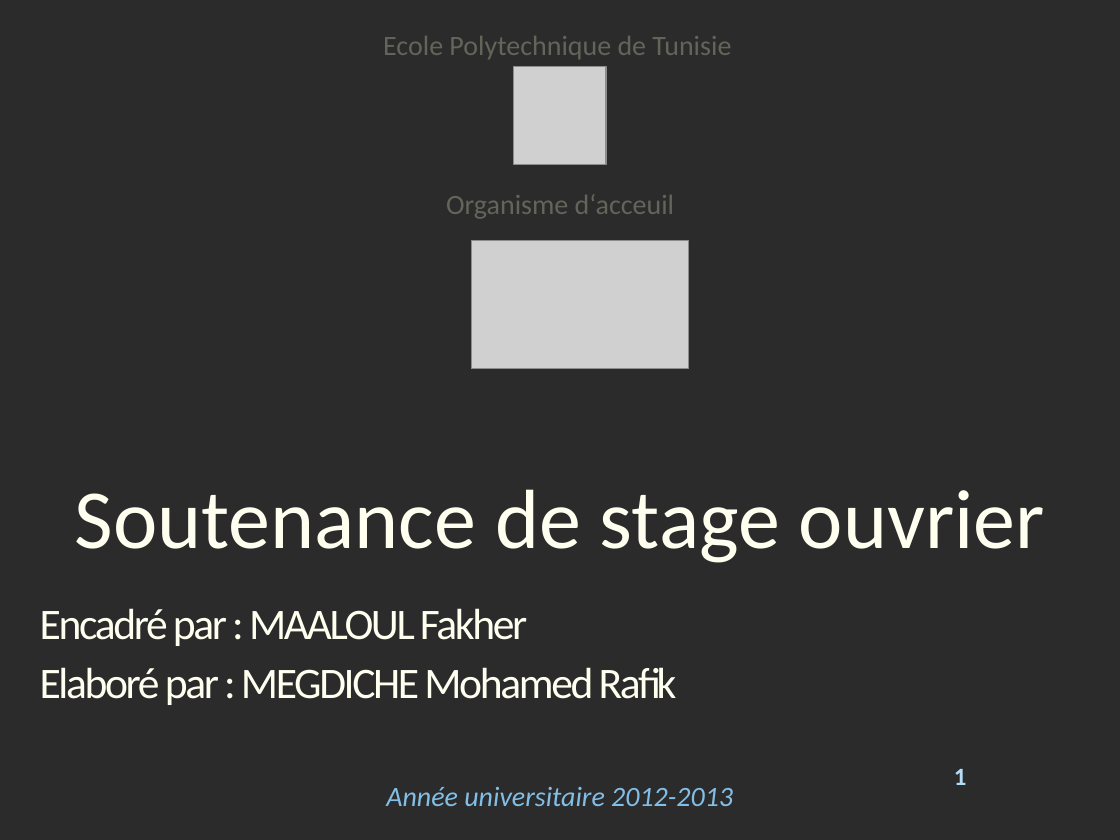
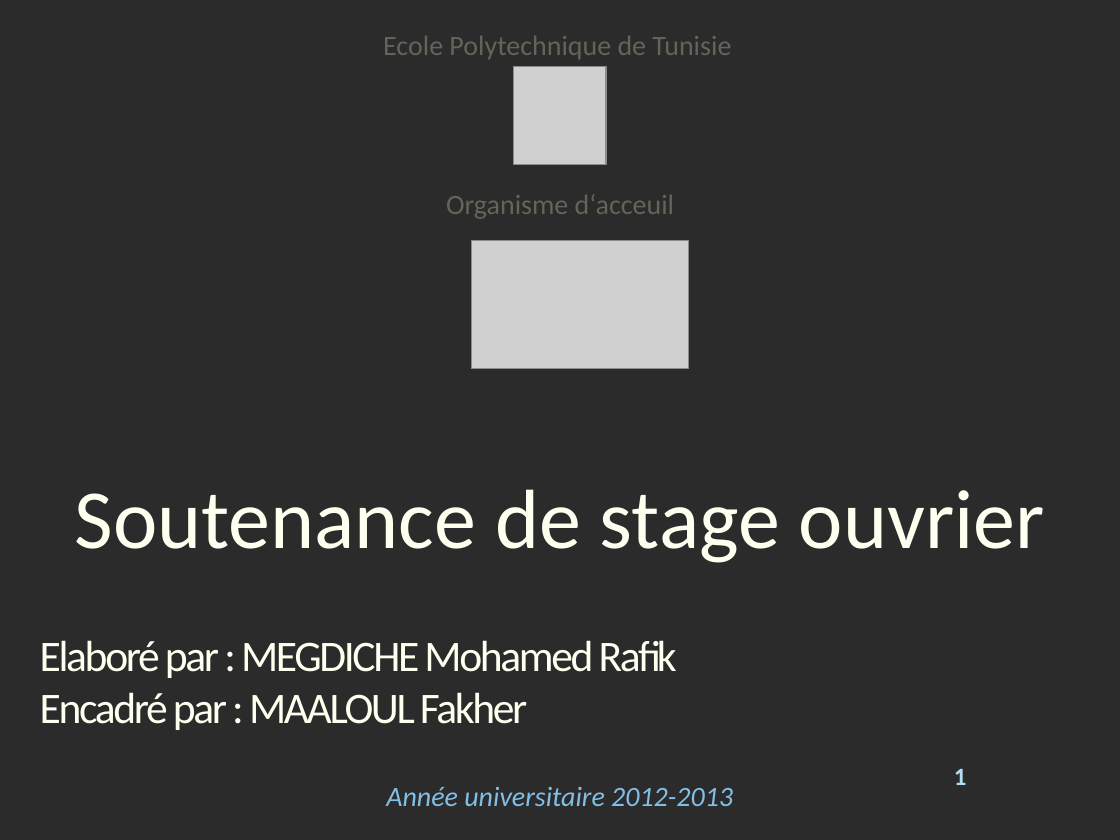
Before and after one commit to Raiton/Soutenance, a slide deck: slide 1 of blue_moving_lights.pptx. Drawn at 1120x840 pixels with LibreOffice and Linux fonts; fonts in the diff are those of the drawing; grey boxes stand for pictures; background and template pictures are left out; a plain dark background stands for a picture behind light text. Boxes give left, top, right and bottom in pixels: in the first picture for what was removed or moved away, otherwise in the second. Text is boxed around its words. In the diff, an @@ line names an element or a change of style, - is before the commit and + after.

```diff
--- a/blue_moving_lights.pptx
+++ b/blue_moving_lights.pptx
@@ text "Elaboré par : MEGDICHE Mohamed ...": place and size @@
-text "Elaboré par : MEGDICHE Mohamed ..." at (40, 608, 527, 646)
+text "Elaboré par : MEGDICHE Mohamed ..." at (40, 640, 677, 730)
@@ text at (40, 640, 677, 678): paragraph added @@
+Elaboré par : MEGDICHE Mohamed Rafik
@@ text removed at (40, 667, 677, 705) @@
-Elaboré par : MEGDICHE Mohamed Rafik
```
Also in this commit, not shown: 11 other slides changed, 3 slides added.
